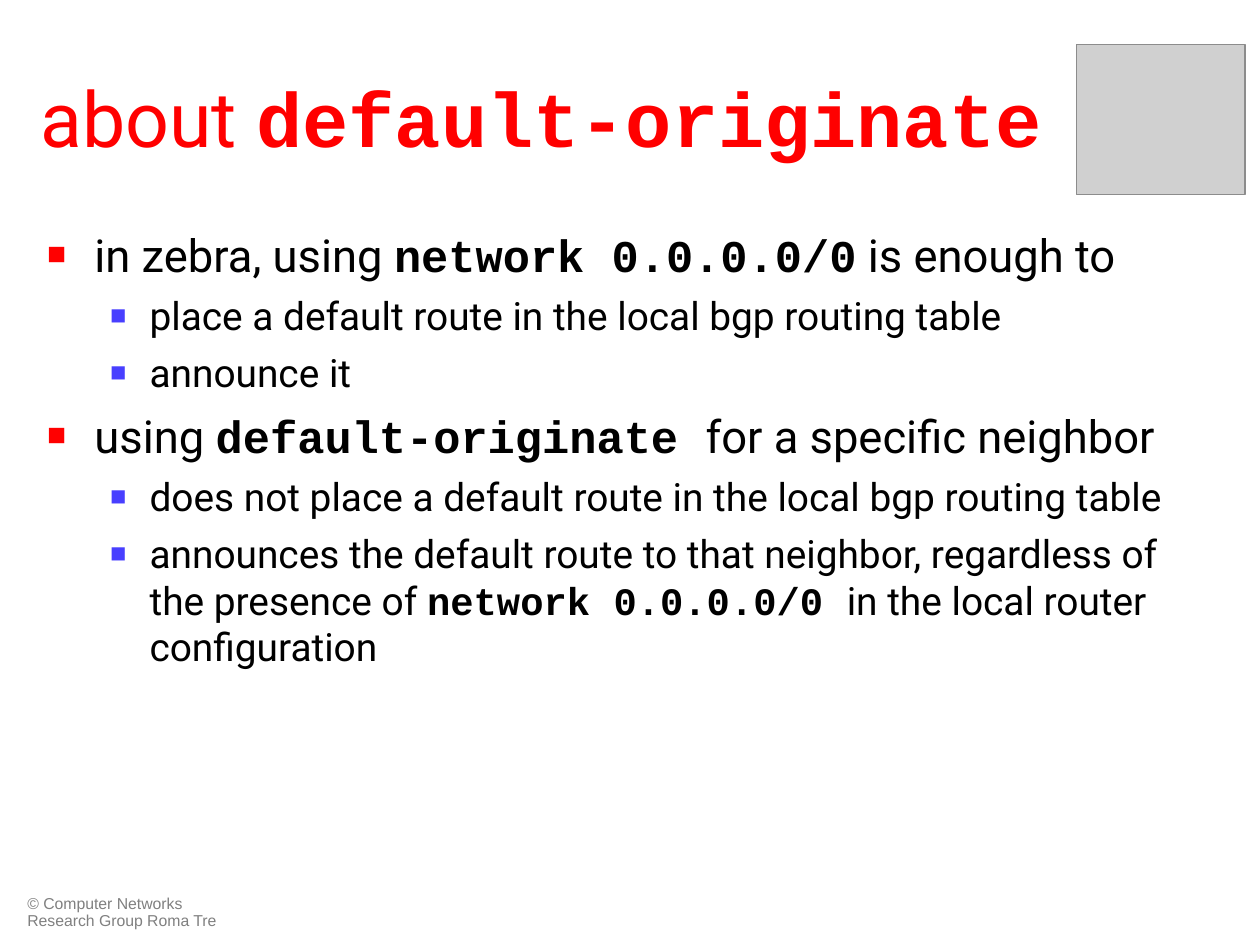
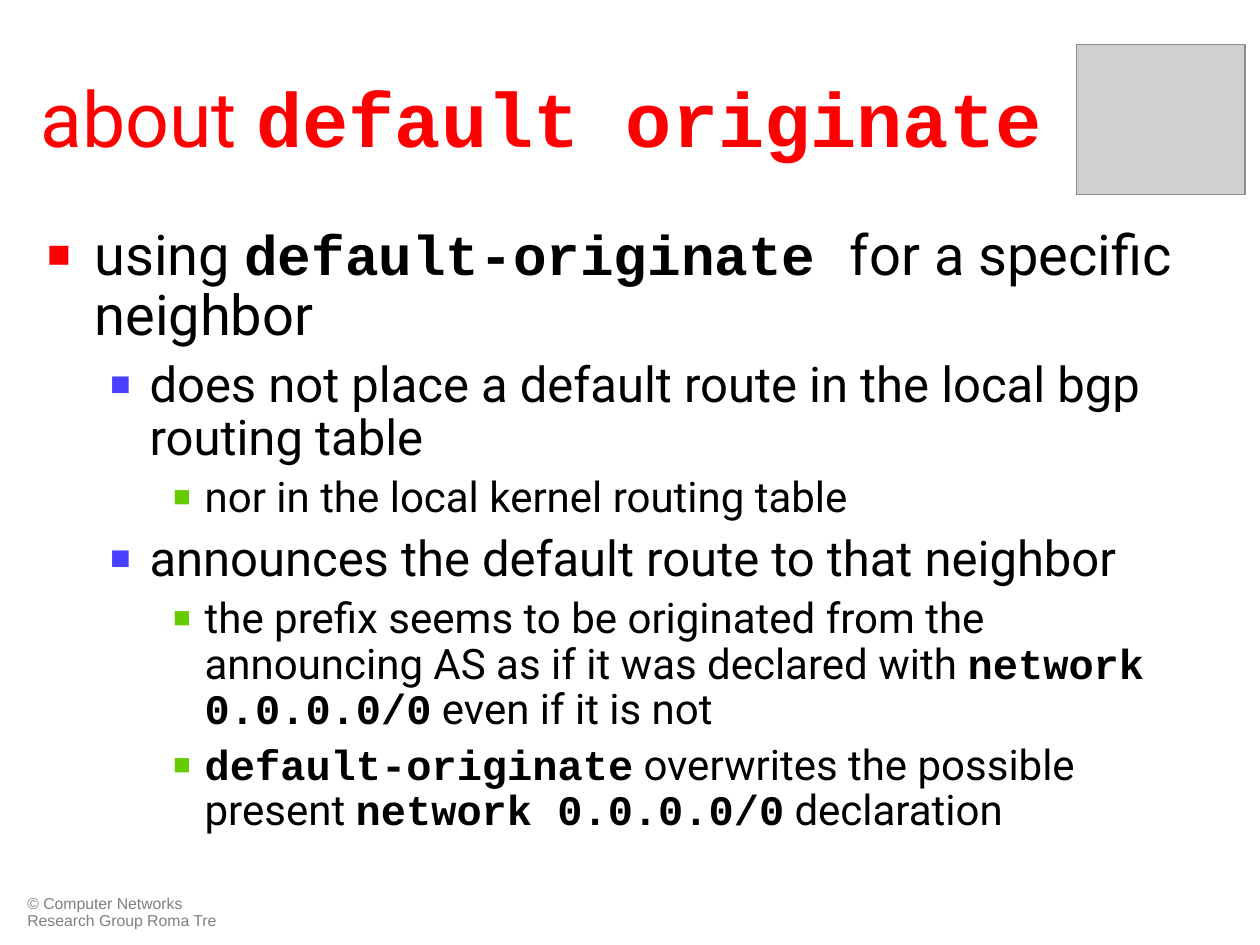
Before and after one commit to KatharaFramework/Kathara-Labs, a slide deck: slide 13 of Interdomain Routing FRR/BGP Stub AS FRR/044-kathara-lab_bgp-stub-as_frr.ppt (slide 11 before the commit). Drawn at 1260x945 pixels with LibreOffice and Linux fonts; fonts in the diff are those of the drawing; grey boxes stand for pictures. Boxes give left, top, right and bottom in pixels: in the first picture for what was removed or moved away, otherwise in the second. Text is boxed around its words. In the diff, an @@ line names an element or a change of style, - is before the commit and + after.

Commit message:
clarified the interplay between network 0.0.0.0/0 and default-originate

```diff
--- a/Interdomain Routing FRR/BGP Stub AS FRR/044-kathara-lab_bgp-stub-as_frr.ppt
+++ b/Interdomain Routing FRR/BGP Stub AS FRR/044-kathara-lab_bgp-stub-as_frr.ppt
@@ title at [40, 89, 1042, 164]: text changed @@
-about default-originate
+about default originate
@@ text at [94, 238, 1115, 388]: paragraphs removed @@
-■ in zebra, using network 0.0.0.0/0 is enough to
-  ■ place a default route in the local bgp routing table
-  ■ announce it
@@ text at [94, 232, 1171, 466]: size 25.9 to 32 pt in "using default-originate for a specific neighbor"; size 22.2 to 28 pt in "does not place a default route in ..."; line spacing 1 to 0.9; more space between paragraphs @@
@@ text at [150, 480, 1144, 834]: text changed; size 22.2 to 24 pt @@
-  ■ announces the default route to that neighbor, regardless of the presence of network 0.0.0.0/0 in the local router configuration
+    ■ nor in the local kernel routing table
+  ■ announces the default route to that neighbor
+    ■ the prefix seems to be originated from the announcing AS as if it was declared with network 0.0.0.0/0 even if it is not
+    ■ default-originate overwrites the possible present network 0.0.0.0/0 declaration
```
Also in this commit, not shown: 3 other slides changed, 1 slide added, 3 other files.
